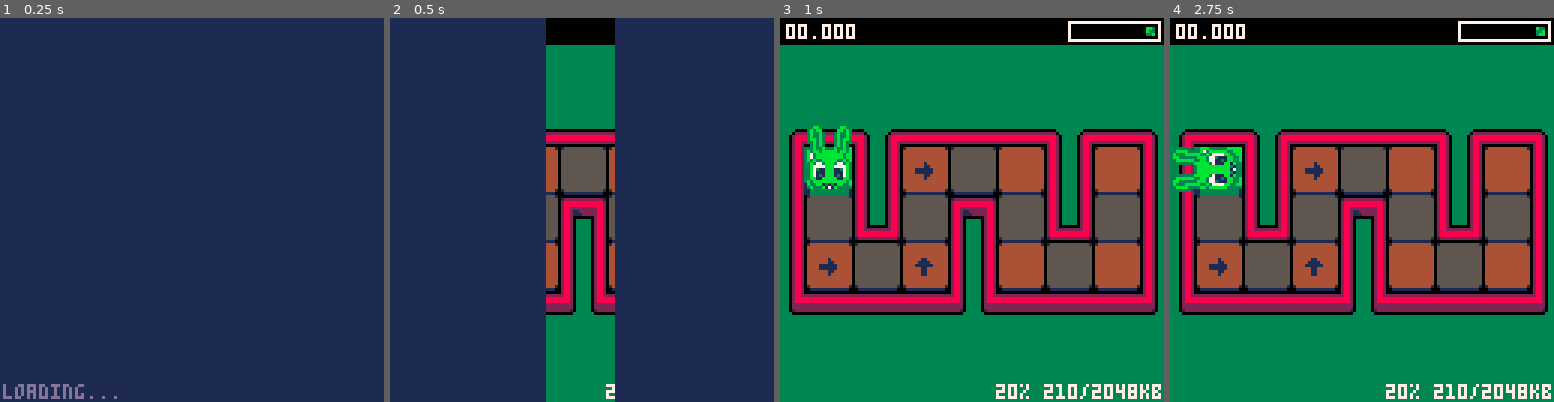
Above: before the commit, frames 1-4 (left to right).
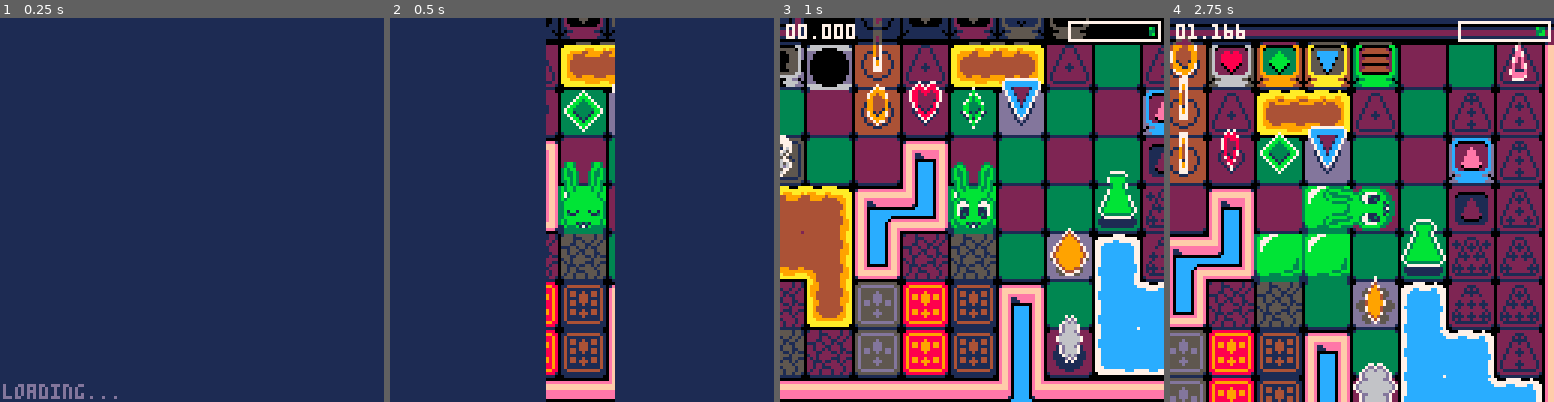
Above: after the commit, the same moments.

Repository: CyanSorcery/blobun_mini
Game: PICO-8 cartridge blobun_mini.p8
Same seed, same stepped clock (60 frames per second), same inputs: the game is played once before the commit and once after it.
Inputs:
- Up to frame 1 (0.25 s): no input
- Up to frame 2 (0.5 s): tap X (X key) at 0.33 s
- Up to frame 3 (1 s): tap O (Z key) at 0.7 s
- Up to frame 4 (2.75 s): tap X (X key) at 1.07, 1.85 s; hold Right 1.6-2.1 s; tap O (Z key) at 1.7, 2.1, 2.5 s; hold Up 2.15-2.42 s; hold Right from 2.47 s (still down)

Frame 1 is identical in both runs. In frame 2, 16% of the frame differs, in the area x 40-59%, y 0-100%; in frame 3, 86%; in frame 4, 89%, in the area x 0-100%, y 0-100%.

Commit message:
trim off more tokens

Diff:
--- a/blobun_mini.p8
+++ b/blobun_mini.p8
@@ -60,8 +60,9 @@
  g_play_sfx, g_puzz_world_target, g_puzz_level_target, g_game_mode_target, g_func_update, g_func_draw = nil
  --[[
   g_pal_dark - used for darkening the screen
+  g_pal_zappers - color order is cmy, plate/highlight, off/wait/on. use center colors to recolor
  ]]
- g_pal_dark = str_to_table("0001115525511125",16)
+ g_pal_dark, g_pal_zappers = str_to_table("0001115525511125",16), str_to_table("155dd6122889142449",6)
 
  -- parse the level data
  parse_levels()
@@ -75,7 +76,7 @@
  -- send us to the intro
  --unpack_intro()
  --unpack_title()
- unpack_level(1, 1)
+ unpack_level(2, 1)
  --unpack_stage_select()
 
  --cstore(0x0, 0x0, 0x4300, "dummy.p8")
--- a/scripts/s_gameplay.lua
+++ b/scripts/s_gameplay.lua
@@ -57,9 +57,9 @@
 
 
  -- cpu
-?flr((stat(1)) * 100).."%", 72, 122, 7
+ --?flr((stat(1)) * 100).."%", 72, 122, 7
  -- mem
- ?flr(stat(0)).."/2048kb", 88, 122, 7
+ --?flr(stat(0)).."/2048kb", 88, 122, 7
 
  local _show_timers = setting_get(2)
  local _bott_msg_y, _left_top_bar = lerp(127, 115, g_bottom_msg_anim), _show_timers and 0 or 95
@@ -102,19 +102,12 @@
 end
 
 function redraw_floor_zappers()
- -- color order is cmy, plate/highlight, off/wait/on. use center colors to recolor
- local _pal = {
-  1, 5, 5, 13, 13, 6,
-  1, 2, 2, 8, 8, 9,
-  1, 4, 2, 4, 4, 9
-  }
- local _o0, _o1, _o2
- for i=0,2 do
-  _o0 = (i * 6)
-  _o1, _o2 = _o0 + 3, _o0 + (((i + g_puzz_zapper_turn) % 3) << 1)
-  pal(_pal[_o1], _pal[_o2 + 1])
-  pal(_pal[_o1 + 1], _pal[_o2 + 2])
-  spr(156 + i, 104 + (i << 3), 8, 1, 2)
+ local _subt, _o1
+ for i=1,3 do
+  _o1, _subt = (((i + g_puzz_zapper_turn) % 3) << 1) + 1, g_pal_zappers[i]
+  pal(_subt[3], _subt[_o1])
+  pal(_subt[4], _subt[_o1 + 1])
+  spr(155 + i, 96 + (i << 3), 8, 1, 2)
  end
  pal()
 
